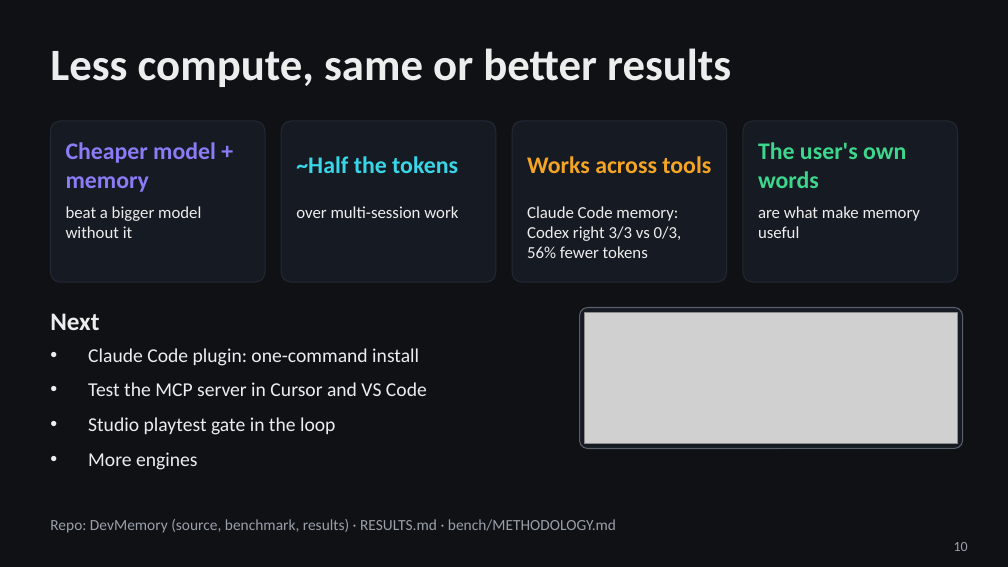
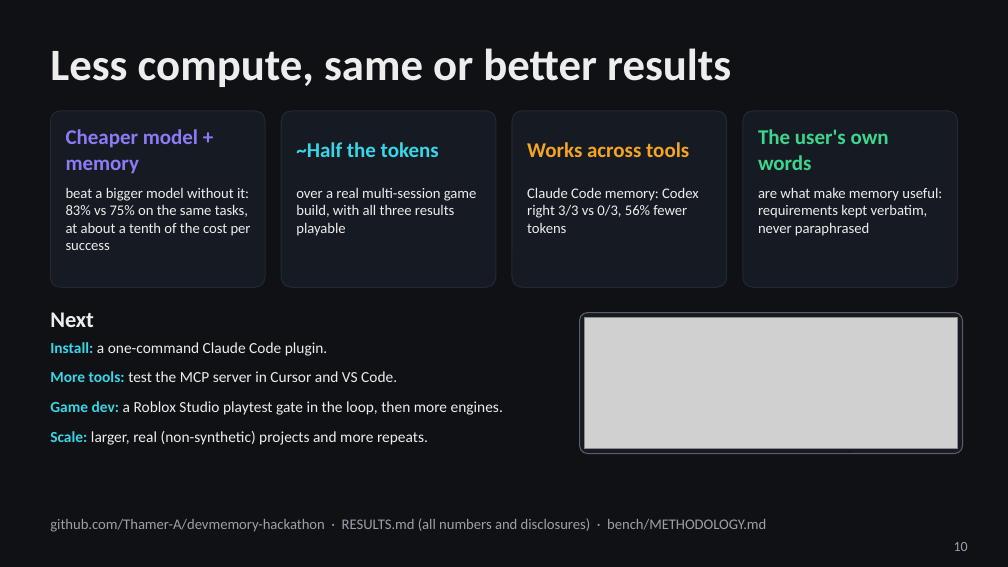
Before and after one commit to Thamer-A/devmemory-hackathon, a slide deck: slide 10 of docs/deck/DevMemory.pptx. Drawn at 1008x567 pixels with LibreOffice and Linux fonts; fonts in the diff are those of the drawing; grey boxes stand for pictures. Boxes give left, top, right and bottom in pixels: in the first picture for what was removed or moved away, otherwise in the second. Text is boxed around its words. In the diff, an @@ line names an element or a change of style, - is before the commit and + after.

```diff
--- a/docs/deck/DevMemory.pptx
+++ b/docs/deck/DevMemory.pptx
@@ rounded rectangle: place and size @@
-rounded rectangle at <box>50,121,265,282</box>
+rounded rectangle at <box>50,111,265,287</box>
@@ text "Cheaper model + memory": place and size @@
-text "Cheaper model + memory" at <box>66,142,216,192</box>
+text "Cheaper model + memory" at <box>66,129,198,174</box>
@@ rounded rectangle: place and size @@
-rounded rectangle at <box>281,121,496,282</box>
+rounded rectangle at <box>281,111,496,287</box>
@@ text "~Half the tokens": place and size @@
-text "~Half the tokens" at <box>296,156,458,173</box>
+text "~Half the tokens" at <box>296,142,439,157</box>
@@ proportions changed in 4 elements at <box>50,111,265,287</box>, <box>281,111,496,287</box>, <box>743,111,958,287</box>, <box>512,111,727,287</box> @@
@@ rounded rectangle: place and size @@
-rounded rectangle at <box>512,121,727,282</box>
+rounded rectangle at <box>512,111,727,287</box>
@@ text "Works across tools": place and size @@
-text "Works across tools" at <box>527,156,711,173</box>
+text "Works across tools" at <box>527,142,689,157</box>
@@ rounded rectangle: place and size @@
-rounded rectangle at <box>743,121,958,282</box>
+rounded rectangle at <box>743,111,958,287</box>
@@ size 17 to 15 pt in 4 elements at <box>66,129,198,174</box>, <box>296,142,439,157</box>, <box>527,142,689,157</box>, <box>758,129,889,170</box> @@
@@ text "The user's own words": place and size @@
-text "The user's own words" at <box>758,142,906,188</box>
+text "The user's own words" at <box>758,129,889,170</box>
@@ text at <box>66,187,251,250</box>: text changed; size 12 to 10.5 pt @@
-beat a bigger model without it
+beat a bigger model without it: 83% vs 75% on the same tasks, at about a tenth of the cost per success
@@ text at <box>296,188,477,236</box>: text changed; size 12 to 10.5 pt @@
-over multi-session work
+over a real multi-session game build, with all three results playable
@@ text "Claude Code memory: Codex right ...": place and size @@
-text "Claude Code memory: Codex right ..." at <box>527,206,682,258</box>
+text "Claude Code memory: Codex right ..." at <box>527,187,699,233</box>
@@ text "Claude Code memory: Codex right ..." at <box>527,187,699,233</box>: size 12 to 10.5 pt @@
@@ text at <box>758,187,942,236</box>: text changed; size 12 to 10.5 pt @@
-are what make memory useful
+are what make memory useful: requirements kept verbatim, never paraphrased
@@ text "Next" at <box>50,312,94,327</box>: size 18 to 16 pt @@
@@ rounded rectangle: place and size @@
-rounded rectangle at <box>580,307,963,449</box>
+rounded rectangle at <box>580,312,963,454</box>
@@ picture: place and size @@
-picture at <box>585,312,958,444</box>
+picture at <box>585,318,958,449</box>
@@ text at <box>50,342,503,445</box>: text changed; size 14 to 11 pt @@
-• Claude Code plugin: one-command install
-• Test the MCP server in Cursor and VS Code
-• Studio playtest gate in the loop
-• More engines
+• Install: a one-command Claude Code plugin.
+• More tools: test the MCP server in Cursor and VS Code.
+• Game dev: a Roblox Studio playtest gate in the loop, then more engines.
+• Scale: larger, real (non-synthetic) projects and more repeats.
@@ text at <box>50,518,766,532</box>: text changed; size 11 to 10.5 pt @@
-Repo: DevMemory (source, benchmark, results) · RESULTS.md · bench/METHODOLOGY.md
+github.com/Thamer-A/devmemory-hackathon · RESULTS.md (all numbers and disclosures) · bench/METHODOLOGY.md
```
Also in this commit, not shown: 8 other slides changed, 1 slide added, 1 slide removed, 12 other files.
